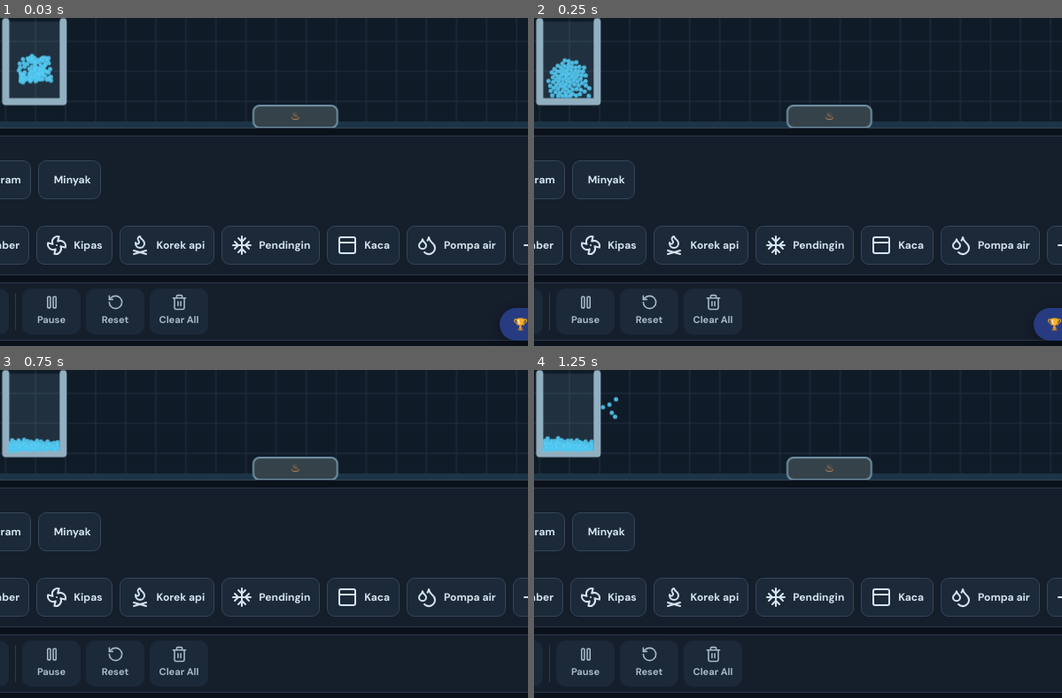
Above: before the commit, frames 1-4 (two rows, left to right).
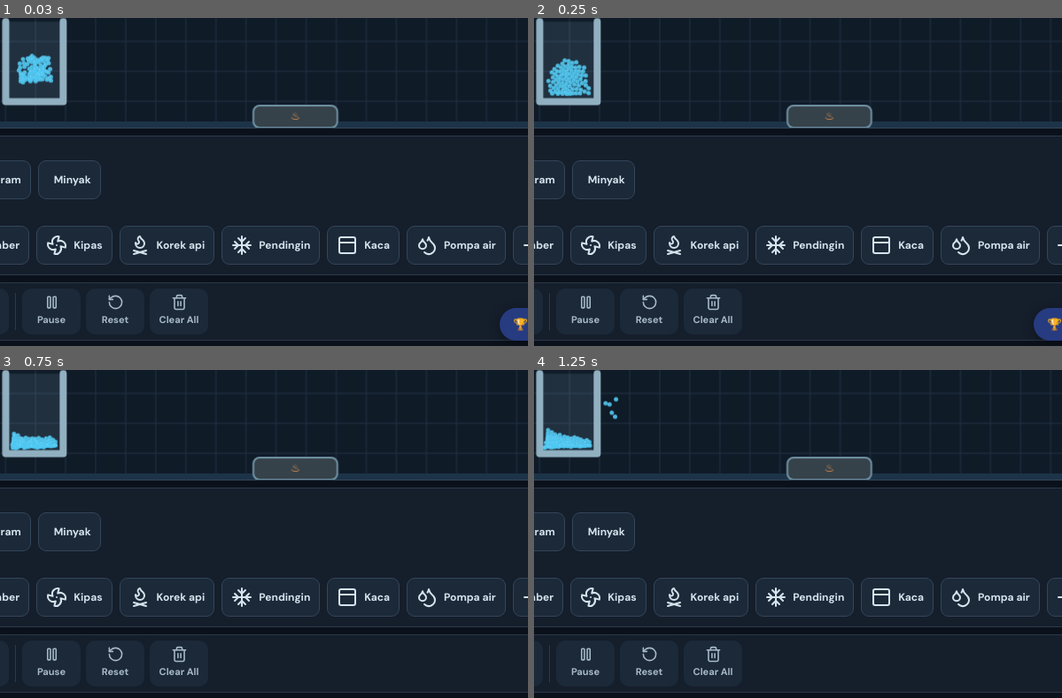
Above: after the commit, the same moments.

Repository: vexelkang-cell/gamepai
Game: browser game, page games/water-simulator/index.html
Same seed, same stepped clock (60 frames per second), same inputs: the game is played once before the commit and once after it.
Inputs (mouse positions are % of the whole screen's width and height, from its top left):
- Up to frame 1 (0.03 s): no input
- Up to frame 2 (0.25 s): no input
- Up to frame 3 (0.75 s): click (50, 37) at 0.27 s
- Up to frame 4 (1.25 s): tap Space at 1.1 s
The pictures show only the part of the screen within x 43-93%, y 50-100%; the shares and areas given below are measured in that part.

Frame 1 is identical in both runs. In frame 2, 0.1% of the frame differs, in the area x 2-11%, y 20-25%; in frame 3, 0.3%; in frame 4, 0.3%, in the area x 1-15%, y 9-26%.

Commit message:
Apply solid vessel collision behavior to all containers

Diff:
--- a/games/water-simulator/index.html
+++ b/games/water-simulator/index.html
@@ -255,7 +255,7 @@
   document.getElementById('resetBtn').onclick=()=>{clear();['gravity','speed','ambient','brush'].forEach((id,i)=>{let e …(337 unchanged characters)…
   [['gravity','gravityValue',v=>Number(v).toFixed(1)+'×'],['speed','speedValue',v=>Number(v).toFixed(1)+'×'],['ambient' …(193 unchanged characters)…
   function segments(o){return o.type==='Panci'||o.type==='Gelas'||o.type==='Gelas Larutan'||o.type==='Ember'?3:o.type==='Kaca'?1:o.type==='Selang'?0:4}
-  function collide(p,o){let c=Math.cos(o.angle),s=Math.sin(o.angle),rx=p.x-o.x,ry=p.y-o.y,qx=rx*c+ry*s,qy=-rx*s+ry*c,w=o.w/2,h=o.h/2,count=segments(o),wallRadius=p.r+(o.type==='Gelas Larutan'?7:count===3?4:2);if(count===0)return;
+  function collide(p,o){let c=Math.cos(o.angle),s=Math.sin(o.angle),rx=p.x-o.x,ry=p.y-o.y,qx=rx*c+ry*s,qy=-rx*s+ry*c,w=o.w/2,h=o.h/2,count=segments(o),wallRadius=p.r+(count===3?7:2);if(count===0)return;
     // Tool non-wadah adalah benda padat: keluarkan partikel yang terlanjur masuk.
     if(count===4&&Math.abs(qx)<w&&Math.abs(qy)<h){
       const edges=[{d:qx+w,side:0},{d:w-qx,side:1},{d:qy+h,side:2},{d:h-qy,side:3}].sort((a,b)=>a.d-b.d);
@@ -529,7 +529,7 @@
       p.vy+=grav*.16*pr.density*dt;p.vx*=Math.pow(pr.drag,dt);p.vy*=Math.pow(pr.drag,dt);if(p.type==='Air'){p.vx*=Math.pow(.975,dt);p.vy*=Math.pow(.975,dt)}
       p.vx=Math.max(-8,Math.min(8,p.vx));p.vy=Math.max(-8,Math.min(8,p.vy));
       const startX=p.x,startY=p.y,moveX=p.vx*dt,moveY=p.vy*dt;
-      const solutionWalls=objects.filter(o=>o.type==='Gelas Larutan'&&Math.abs(startX-o.x)<o.w/2+Math.abs(moveX)+p.r+8&&Math.abs(startY-o.y)<o.h/2+Math.abs(moveY)+p.r+8);
+      const solutionWalls=objects.filter(o=>['Panci','Gelas','Gelas Larutan','Ember'].includes(o.type)&&Math.abs(startX-o.x)<o.w/2+Math.abs(moveX)+p.r+8&&Math.abs(startY-o.y)<o.h/2+Math.abs(moveY)+p.r+8);
       if(solutionWalls.length){
         // Sub-langkah lokal mencegah partikel melompati dinding Gelas Larutan.
         const steps=Math.min(12,Math.max(1,Math.ceil(Math.hypot(moveX,moveY)/Math.max(1,p.r*.65))));
@@ -548,12 +548,11 @@
       }else{p.x+=moveX;p.y+=moveY}
       if(p.x<p.r){p.x=p.r;p.vx=Math.abs(p.vx)*.35}if(p.x>W-p.r){p.x=W-p.r;p.vx=-Math.abs(p.vx)*.35}
       if(p.y<p.r){p.y=p.r;p.vy=Math.abs(p.vy)*.3}if(p.y>H-p.r){p.y=H-p.r;p.vy=-Math.abs(p.vy)*.25;p.vx*=.86}
-      for(let o of objects)if(o.type!=='Gelas Larutan'&&Math.abs(p.x-o.x)<o.w/2+25&&Math.abs(p.y-o.y)<o.h/2+25)collide(p,o);
+      for(let o of objects)if(!['Panci','Gelas','Gelas Larutan','Ember'].includes(o.type)&&Math.abs(p.x-o.x)<o.w/2+25&&Math.abs(p.y-o.y)<o.h/2+25)collide(p,o);
     }
     for(let i=0;i<particles.length;i++){let p=particles[i],gx=Math.max(0,Math.min(cols-1,Math.floor(p.x/cell))),gy=Math.max(0,Math.min(rows-1,Math.floor(p.y/cell))),key=gy*cols+gx;if(heads[key]===-1)activeCells.push(key);p.next=heads[key];heads[key]=i}
     for(let i=0;i<particles.length;i++){let p=particles[i],gx=Math.floor(p.x/cell),gy=Math.floor(p.y/cell);for(let iy=- …(1150 unchanged characters)…
-    // Dinding Gelas Larutan ditangani oleh collide() saja.
-    // Jangan jalankan koreksi sisi kedua yang membentuk batas solid vertikal di dalam gelas.
+    // Semua dinding wadah ditangani oleh collide() dengan sub-langkah agar partikel tidak menembus sisi atau dasar.
     // Tahap 1: redam getaran kecil air hanya saat wadah tegak dan benar-benar diam.
     // Gerakan air yang cukup besar tetap dibiarkan agar simulasi tidak terasa kaku.
     for(const p of particles){
